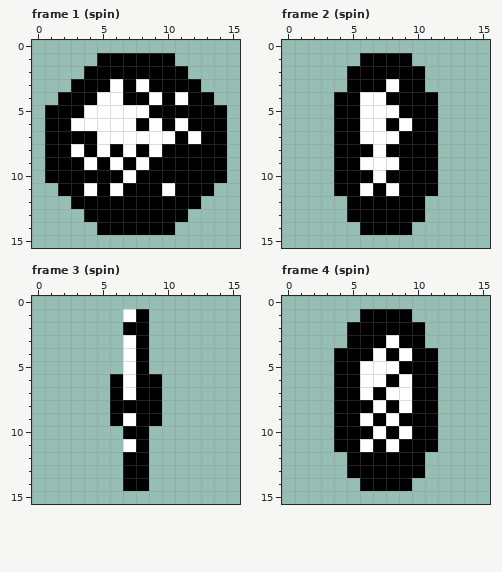
Pixel-art file, stored at games/playdate/hakcd_asetest/aseprite_src/coin.aseprite. This is how it looked before the edit.
16x16 pixels, 4 frames. Shown: frame 1 (spin), frame 2 (spin), frame 3 (spin), frame 4 (spin).
After:
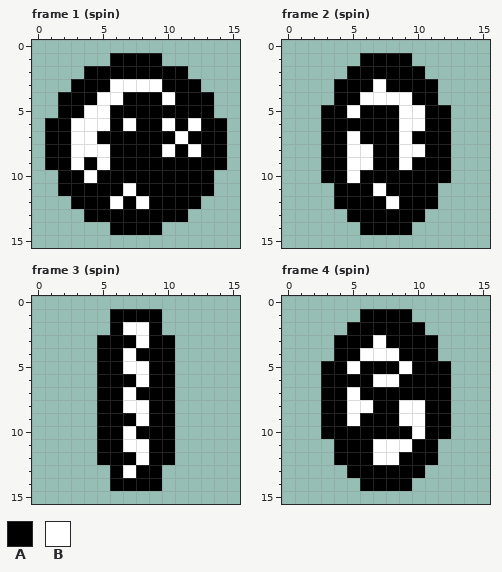
Palette (. is transparent): A #000000  B #ffffff
Changes in this commit:
Changed rows in their new state; - is an unchanged pixel.
Frame 1 (spin):
first column x 1:
 1 ----.----.----
 3 ------B-B-----
 4 --------ABA---
 5 .----AAA-----.
 6 -----A--ABAB--
 7 --BBAAAAAABA--
 8 ---B--A-AB-B--
 9 --BABA-A------
10 .--B--A------.
11 ---A-AB--A----
12 -----B-B------
14 ----.----.----
Frame 2 (spin):
first column x 3:
 3 -A--BA--A-
 4 -----BB---
 5 A-BAAABB-A
 6 A--AA--B-A
 7 A-BAAAB--A
 8 A-BBA-BB-A
 9 A-B-AAB--A
10 A-B-A----A
11 ---ABA----
12 -A---B--A-
Frame 3 (spin):
first column x 5:
 1 -AA-A-
 2 -ABBA-
 3 AAABAA
 4 AA--AA
 5 AA-BAA
 6 A-AB-A
 7 A----A
 8 A-BB-A
 9 A-AB-A
10 AAB-AA
11 AA-BAA
12 AA-BAA
13 -AB-A-
14 -A--A-
Frame 4 (spin):
first column x 3:
 3 -A--BA--A-
 4 ---B-BA---
 5 A-BAAAB--A
 6 A--A-BA--A
 7 A-BA-AA--A
 8 A-BBA--B-A
 9 A-BA-ABB-A
10 A---A-AB-A
11 ---AB-B---
12 -A--BB--A-
Changed places in both pictures, as pixel boxes (x1, y1, x2, y2):
changed: (45, 53, 227, 235)
changed: (321, 79, 451, 209)
changed: (97, 309, 175, 491)
changed: (321, 335, 451, 465)
